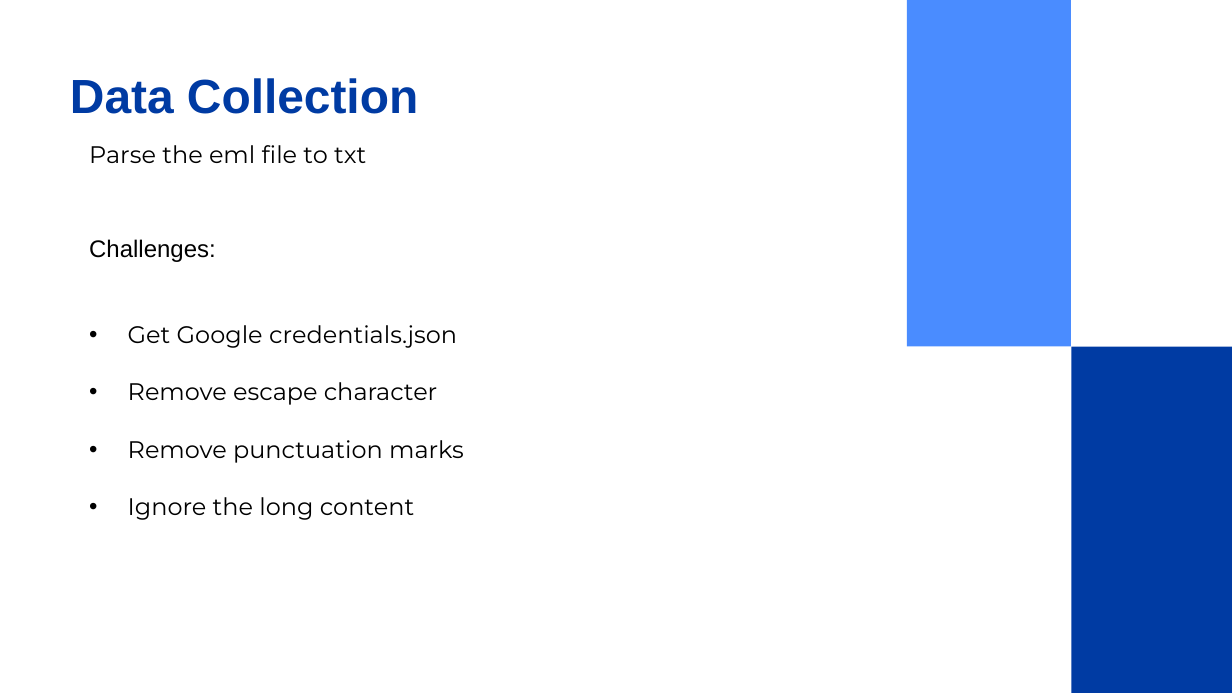
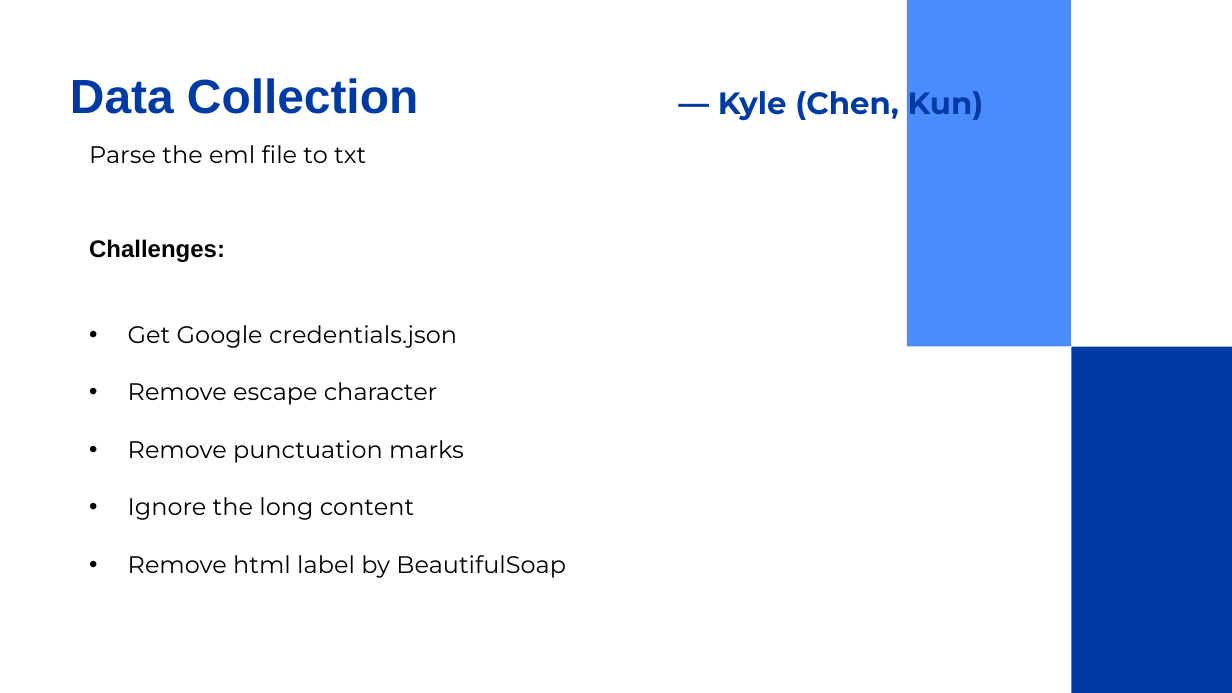
Before and after one commit to onlyxool/PROG8245NLP, a slide deck: slide 4 of PROG8245_Final_Project.pptx. Drawn at 1232x693 pixels with LibreOffice and Linux fonts; fonts in the diff are those of the drawing. Boxes give left, top, right and bottom in pixels: in the first picture for what was removed or moved away, otherwise in the second. Text is boxed around its words. In the diff, an @@ line names an element or a change of style, - is before the commit and + after.

```diff
--- a/PROG8245_Final_Project.pptx
+++ b/PROG8245_Final_Project.pptx
@@ text added at (718,91,984,121), 18 pt, text #003BA3, bold @@
+— Kyle (Chen, Kun)
@@ text at (89,239,225,262): bold on in "Challenges:" @@
@@ text at (128,555,566,578): paragraph added @@
+• Remove html label by BeautifulSoap
```
Also in this commit, not shown: 5 other slides changed.
